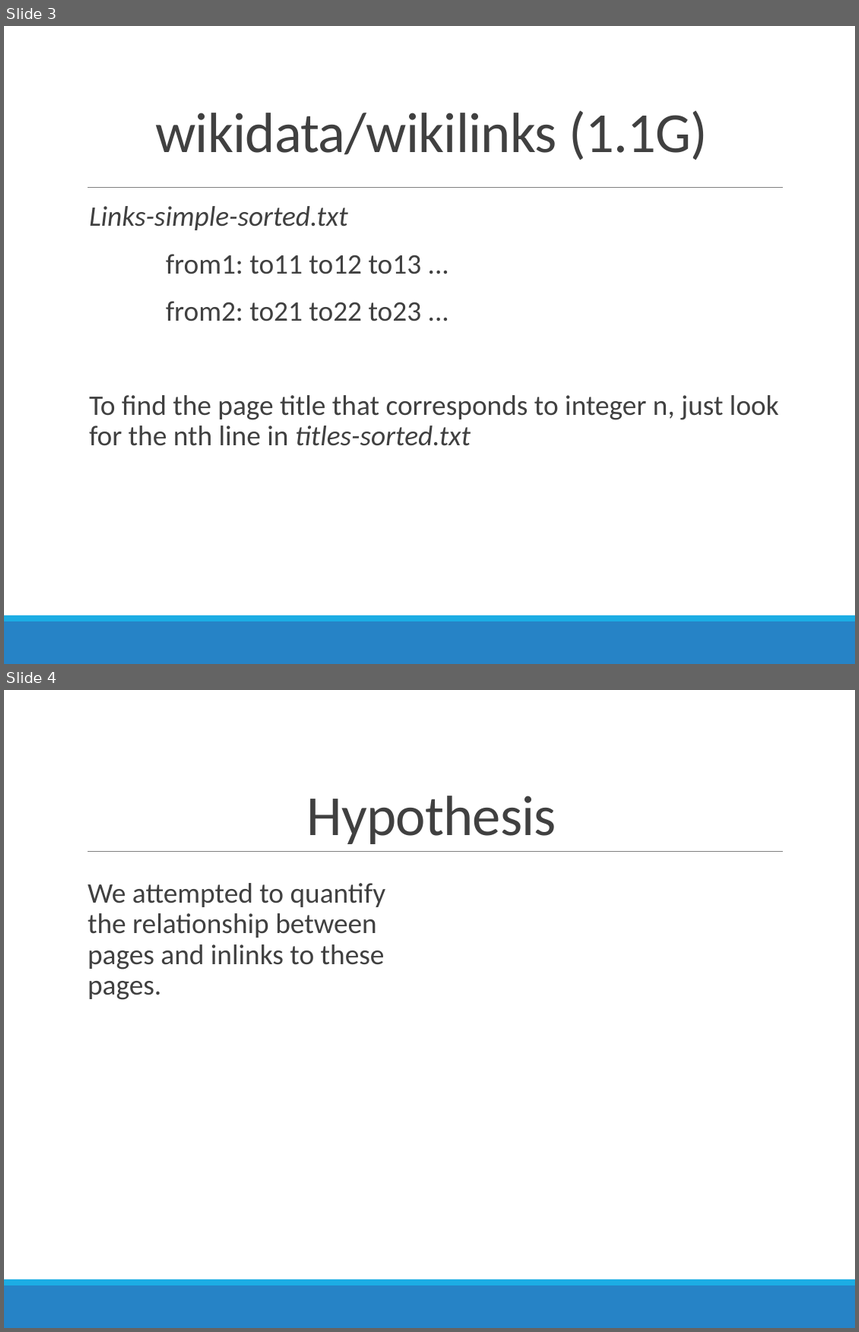
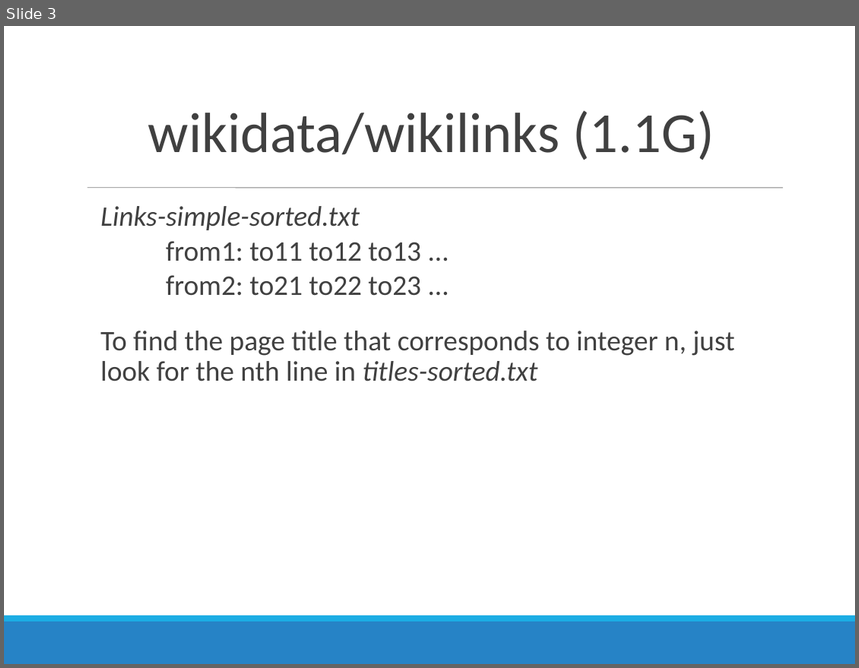
Before and after one commit to shugamoe/cs123_wiki_proj, a slide deck: CS123 Wikipedia Data Project.pptx. Shown one above the other, each under a label of ours: slides 3 and 4 before the commit, slide 3 after it. The pictures are 859x1332 and 859x668 pixels, drawn with LibreOffice and Linux fonts; fonts in the diff are those of the drawing. Boxes give left, top, right and bottom in pixels: in the first picture for what was removed or moved away, otherwise in the second. Text is boxed around its words. In the diff, an @@ line names an element or a change of style, - is before the commit and + after.

```diff
--- a/CS123 Wikipedia Data Project.pptx
+++ b/CS123 Wikipedia Data Project.pptx
@@ slide 4 removed at box(4, 690, 855, 1328), background #FFFFFF; not listed: 3 template elements that a slide beside it also shows @@
@@ title removed at box(306, 796, 557, 844) @@
-Hypothesis
@@ text removed at box(88, 883, 386, 1000) @@
-  We attempted to quantify the relationship between pages and inlinks to these pages.
@@ slide 3 changed as well @@
@@ text "wikidata/wikilinks (1.1G)" at box(148, 110, 715, 160): letter spacing -0.5 to 0 pt; line spacing 0.85 to 1 @@
@@ text "Links-simple-sorted.txt" at box(101, 206, 735, 382): indent changed; less space between paragraphs; line spacing 0.9 to 1 @@
@@ line (88, 188) - (783, 188): stroke #808080 0.5 pt to #808080 0.51 pt @@
```
Also in this commit, not shown: 7 other slides changed, 1 slide added, 3 other files.
